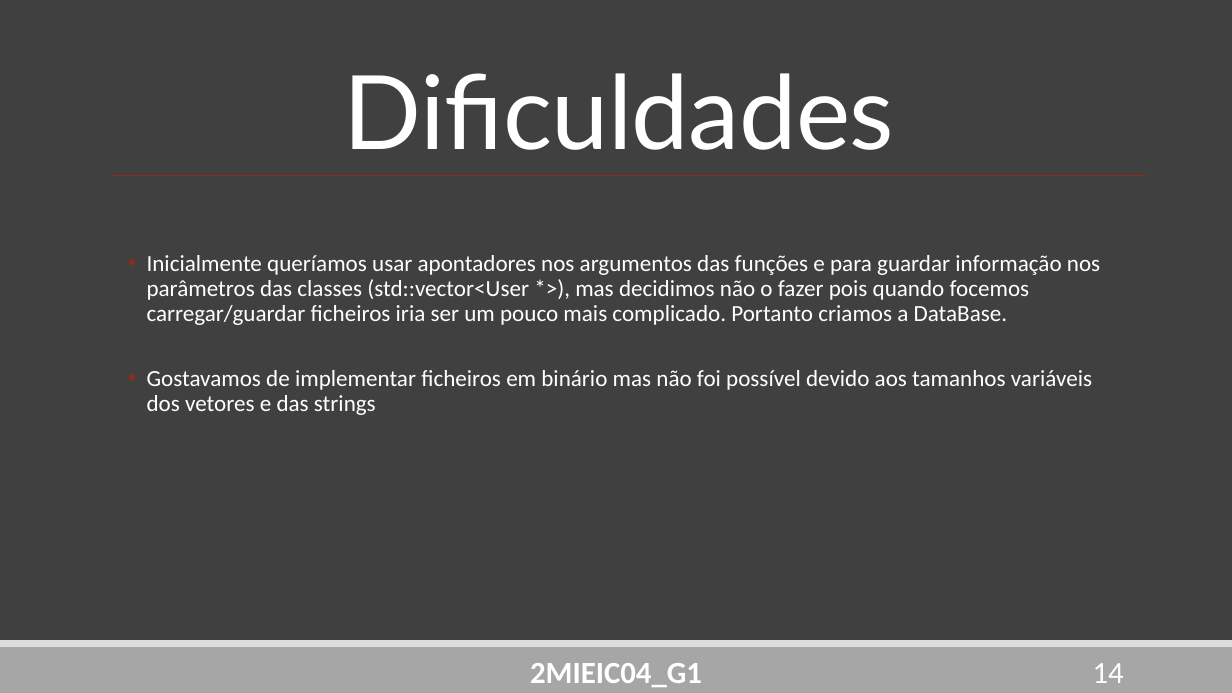
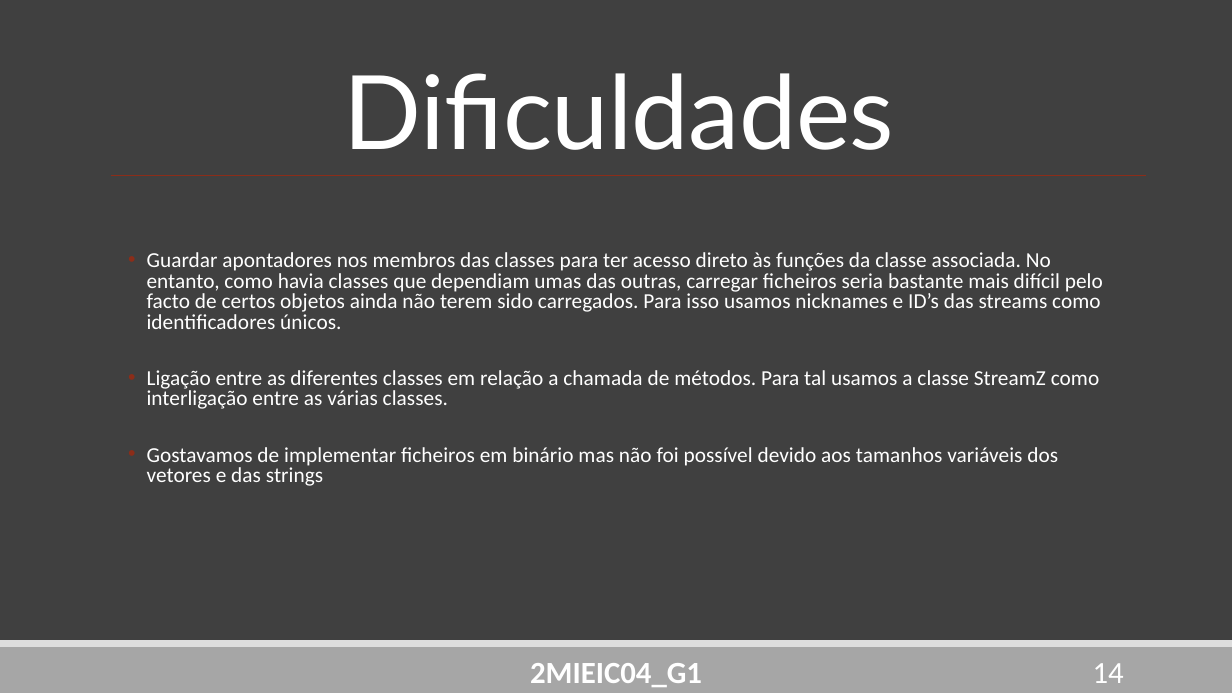
Before and after one commit to DoStini/FEUP-AEDA-proj, a slide deck: slide 14 of StreamZ_Apresentation4.pptx. Drawn at 1232x693 pixels with LibreOffice and Linux fonts; fonts in the diff are those of the drawing. Boxes give left, top, right and bottom in pixels: in the first picture for what was removed or moved away, otherwise in the second. Text is boxed around its words. In the diff, an @@ line names an element or a change of style, - is before the commit and + after.

Commit message:
Changes to ppt

```diff
--- a/StreamZ_Apresentation4.pptx
+++ b/StreamZ_Apresentation4.pptx
@@ text at (147,252,1103,409): text changed; size 18 to 16.6 pt @@
-  • Inicialmente queríamos usar apontadores nos argumentos das funções e para guardar informação nos parâmetros das classes (std::vector<User *>), mas decidimos não o fazer pois quando focemos carregar/guardar ficheiros iria ser um pouco mais complicado. Portanto criamos a DataBase.
+  • Guardar apontadores nos membros das classes para ter acesso direto às funções da classe associada. No entanto, como havia classes que dependiam umas das outras, carregar ficheiros seria bastante mais difícil pelo facto de certos objetos ainda não terem sido carregados. Para isso usamos nicknames e ID’s das streams como identificadores únicos.
+  • Ligação entre as diferentes classes em relação a chamada de métodos. Para tal usamos a classe StreamZ como interligação entre as várias classes.
@@ text at (147,447,1058,486): size 18 to 16.6 pt in "Gostavamos de implementar ficheiros em binário mas ..."; line spacing 0.9 to 0.8 @@
```
Also in this commit, not shown: 3 other slides changed.
